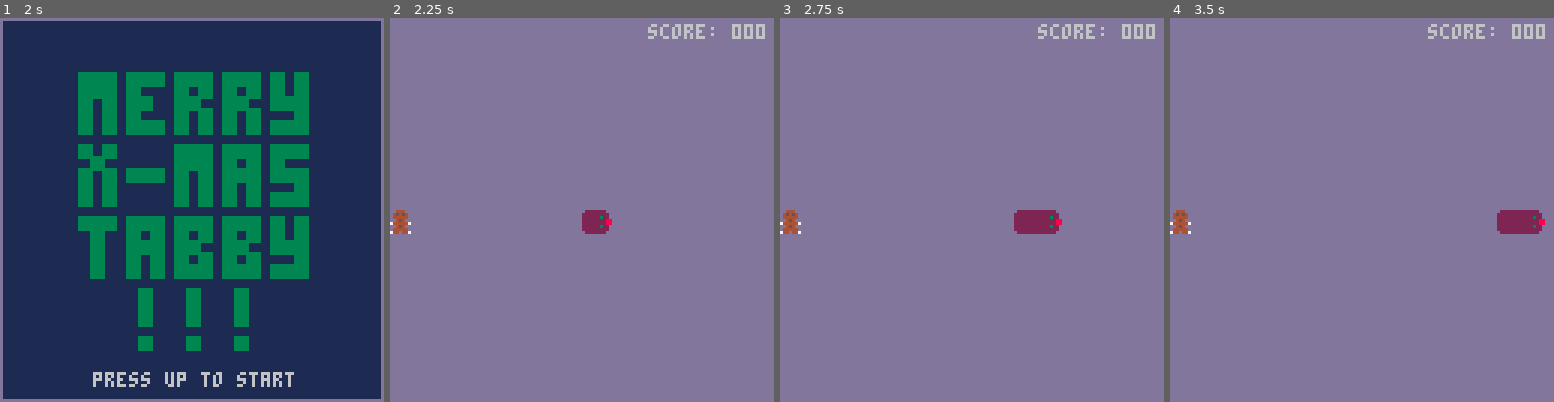
Above: before the commit, frames 1-4 (left to right).
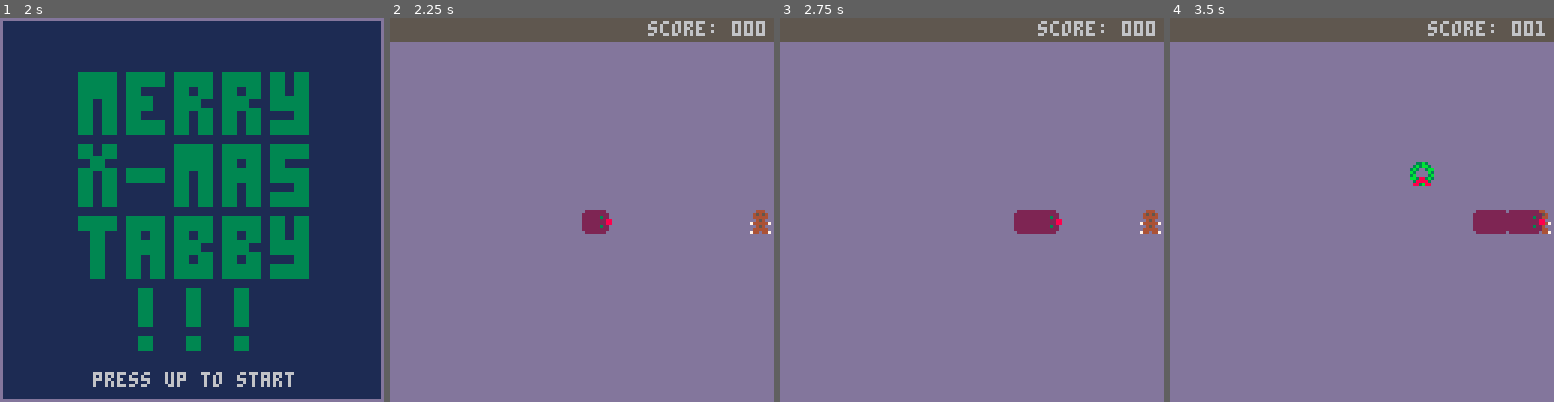
Above: after the commit, the same moments.

Repository: gigamonkey/pico-8
Game: PICO-8 cartridge snake.p8
Same seed, same stepped clock (60 frames per second), same inputs: the game is played once before the commit and once after it.
Inputs:
- Up to frame 1 (2 s): hold Right from 1.6 s (still down)
- Up to frame 2 (2.25 s): release Right at 2.1 s; hold Up from 2.15 s (still down)
- Up to frame 3 (2.75 s): release Up at 2.42 s; hold Right from 2.47 s (still down)
- Up to frame 4 (3.5 s): release Right at 3.03 s; hold Left from 3.08 s (still down)

Frame 1 is identical in both runs. In frame 2, 6.4% of the frame differs, in the area x 0-100%, y 0-57%; in frame 3, 6.4%; in frame 4, 7.0%.

Commit message:
Keep food and snake out of score row.

Diff:
--- a/snake.lua
+++ b/snake.lua
@@ -50,16 +50,16 @@
       start_game()
     end
   else
-    if (btnp(0)) then
+    if btnp(0) then
       add(snake.turns, LEFT)
     end
-    if (btnp(1)) then
+    if btnp(1) then
       add(snake.turns, RIGHT)
     end
-    if (btnp(2)) then
+    if btnp(2) then
       add(snake.turns, UP)
     end
-    if (btnp(3)) then
+    if btnp(3) then
       add(snake.turns, DOWN)
     end
     if not snake.dead then
@@ -76,8 +76,8 @@
   if state == 'playing' then
 
     local score_start = 128 - ((10 * 4) + 2)
-    rectfill(score_start, 0, 127, 7, 13)
-    print("score: " .. score(), score_start, 2, 6)
+    rectfill(0, 0, 127, 7, 5)
+    print("score: " .. score(), score_start, 1, 6)
 
     -- speed is in squares/second
     local proportion = snake.frames_into_head * snake.speed / 30
@@ -267,7 +267,7 @@
 end
 
 function off_board(cell)
-  return cell.x < 0 or cell.x >= SIZE or cell.y < 0 or cell.y >= SIZE
+  return cell.x < 0 or cell.x >= SIZE or cell.y < 1 or cell.y >= SIZE
 end
 
 function legal_turn(d, t)
@@ -314,7 +314,7 @@
   local n = 1
   local pos = nil
   for cell, value in pairs(grid) do
-    if value == GRASS then
+    if cell >= SIZE and value == GRASS then
       if rnd(1) < 1/n then
         pos = cell
       end
Not shown, changed: TODO
